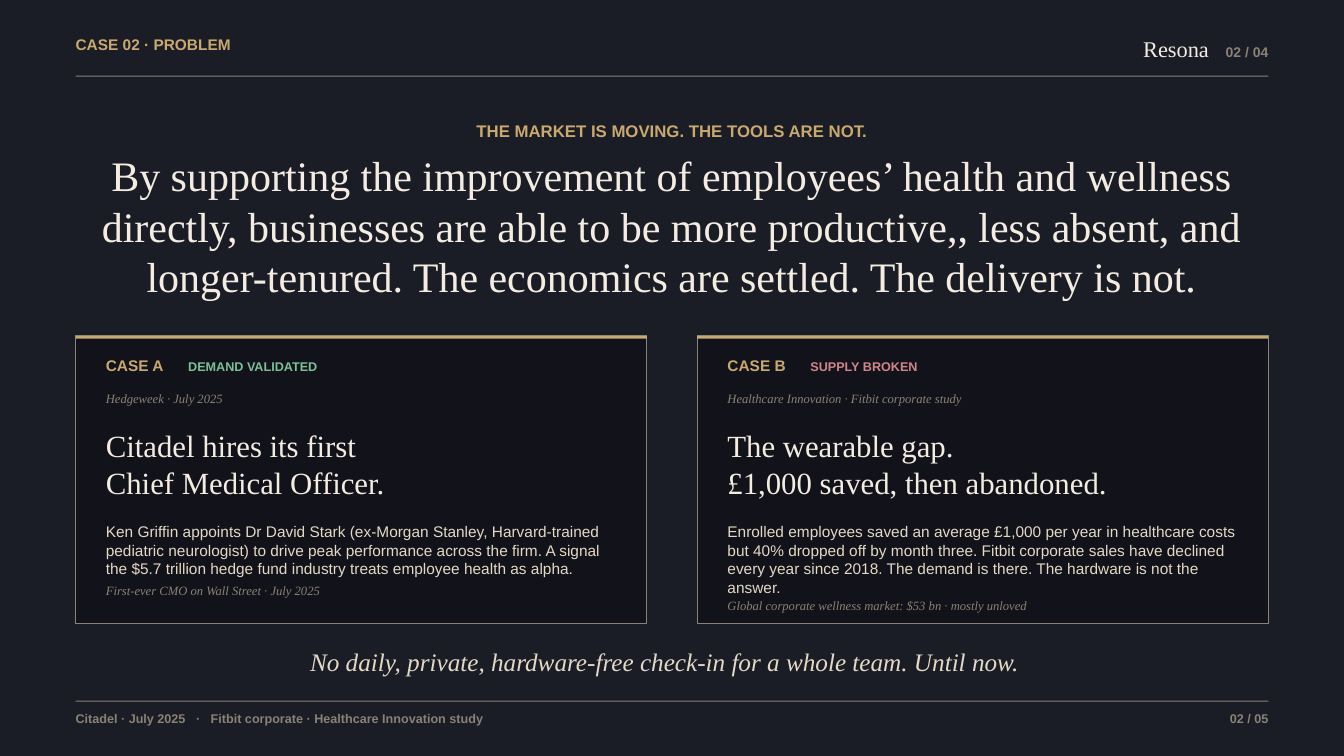
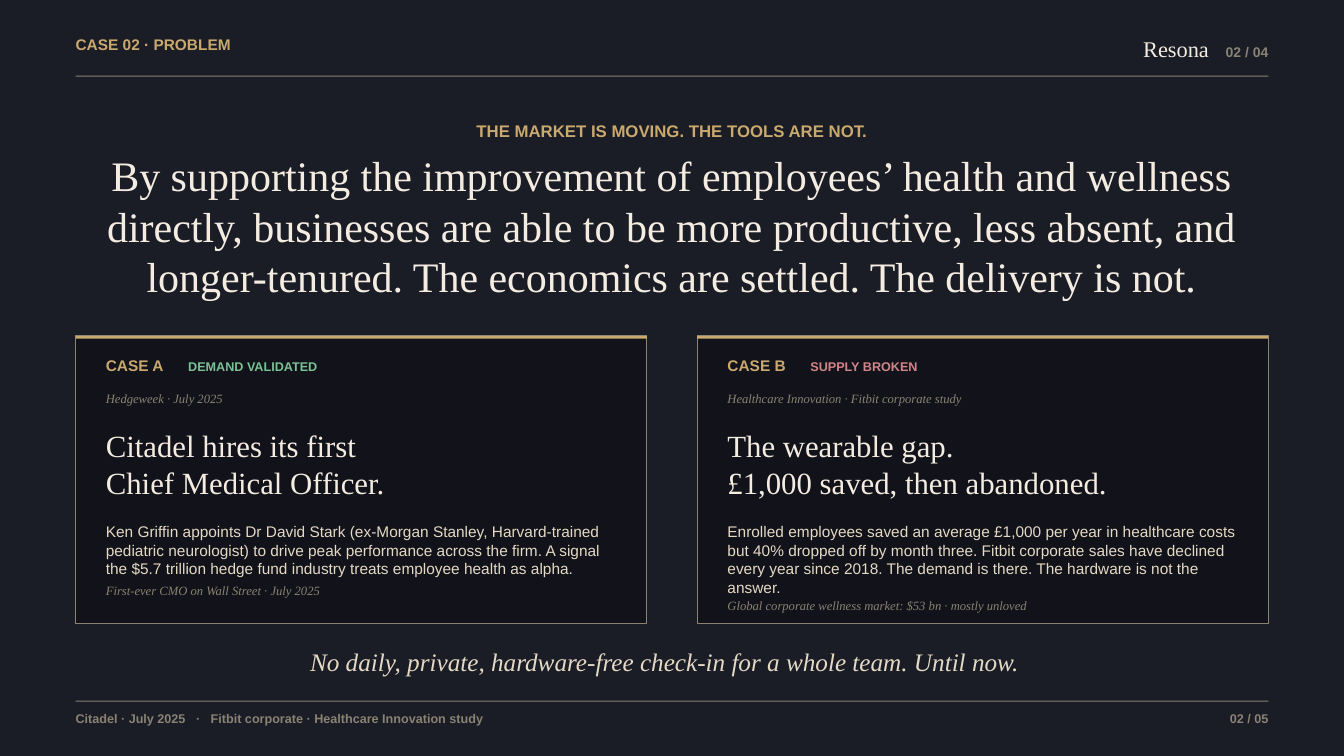
Before and after one commit to kitfunso/resona, a slide deck: slide 4 of submission/Resona.pptx (slide 2 before the commit). Drawn at 1344x756 pixels with LibreOffice and Linux fonts; fonts in the diff are those of the drawing. Boxes give left, top, right and bottom in pixels: in the first picture for what was removed or moved away, otherwise in the second. Text is boxed around its words. In the diff, an @@ line names an element or a change of style, - is before the commit and + after.

```diff
--- a/submission/Resona.pptx
+++ b/submission/Resona.pptx
@@ text at (107, 161, 1236, 300): text changed @@
-By supporting the improvement of employees’ health and wellness directly, businesses are able to be more productive,, less absent, and longer-tenured. The economics are settled. The delivery is not.
+By supporting the improvement of employees’ health and wellness directly, businesses are able to be more productive, less absent, and longer-tenured. The economics are settled. The delivery is not.
```
Also in this commit, not shown: 1 other slide changed, 3 slides added, 1 other file.
